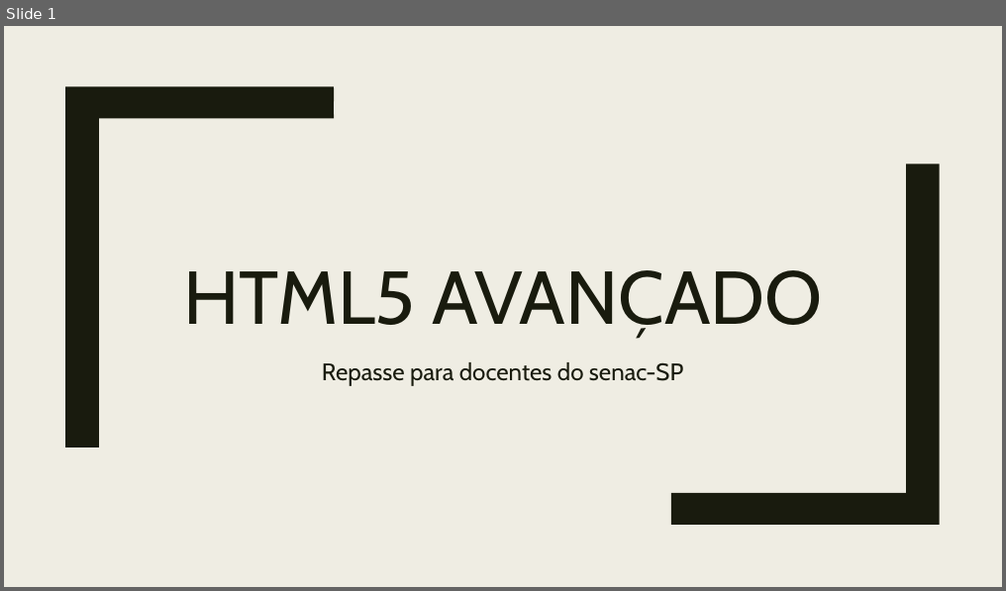
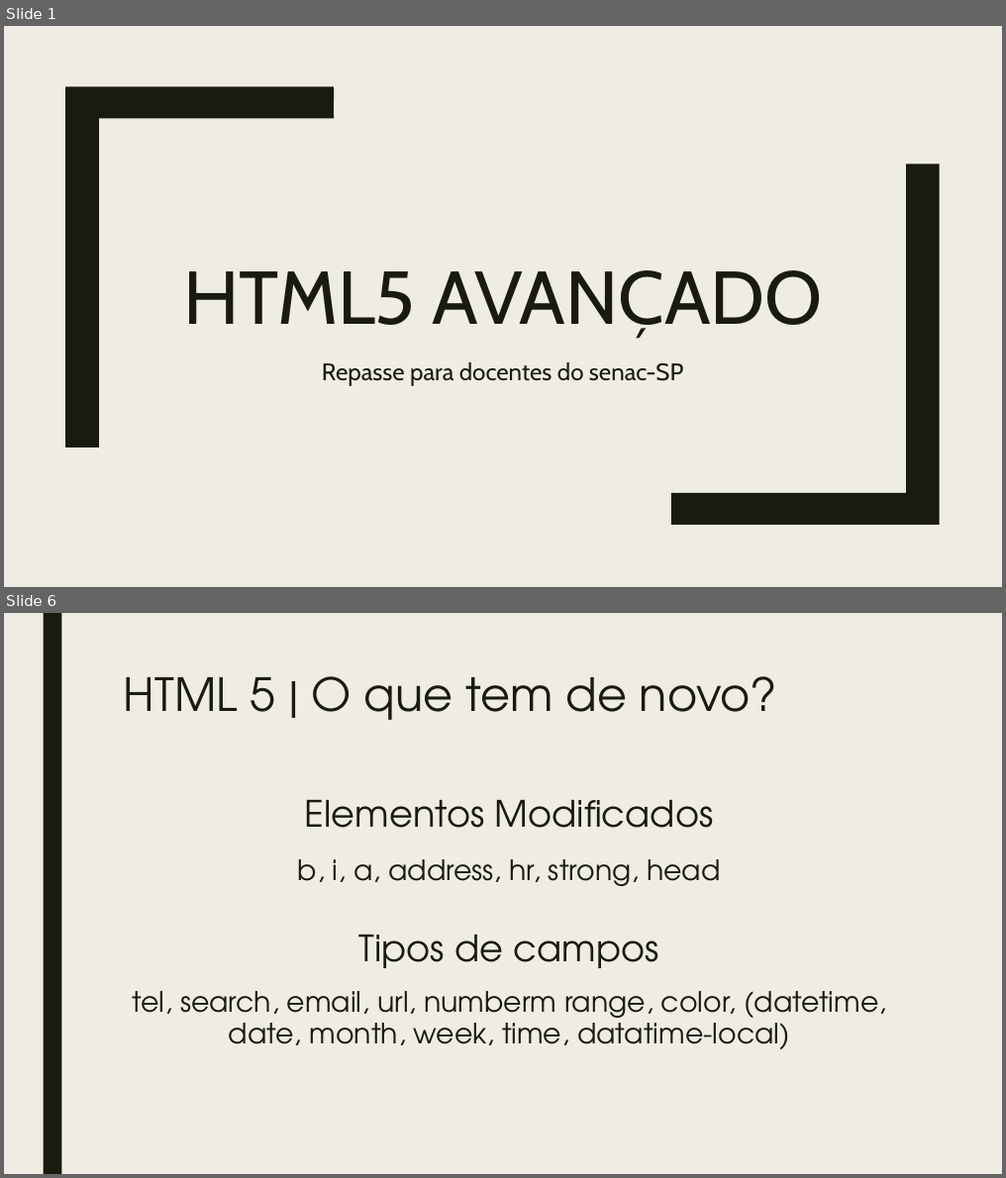
Before and after one commit to rafanonato/html5_avancado, a slide deck: @material/slide_html5.pptx. Shown one above the other, each under a label of ours: slide 1 before the commit, slides 1 and 6 after it; the slides between them are not shown. The pictures are 1006x591 and 1006x1178 pixels, drawn with LibreOffice and Linux fonts; fonts in the diff are those of the drawing. Boxes give left, top, right and bottom in pixels: in the first picture for what was removed or moved away, otherwise in the second. Text is boxed around its words. In the diff, an @@ line names an element or a change of style, - is before the commit and + after.

Commit message:
Curso de HTML5

```diff
--- a/@material/slide_html5.pptx
+++ b/@material/slide_html5.pptx
@@ slide 6 added at <box>4,613,1002,1174</box>, background #EFEDE3 @@
@@ rectangle added at <box>43,613,61,1174</box>, fill #191B0E @@
@@ title added at <box>124,676,777,720</box>, 44 pt, text #191B0E @@
+HTML 5 | O que tem de novo?
@@ text added at <box>305,800,714,828</box>, 35 pt, text #191B0E @@
+Elementos Modificados
@@ text added at <box>298,860,721,886</box>, 27 pt, text #191B0E @@
+b, i, a, address, hr, strong, head
@@ text added at <box>359,935,658,968</box>, 35 pt, text #191B0E @@
+Tipos de campos
@@ text added at <box>132,991,886,1050</box>, 27 pt, text #191B0E @@
+tel, search, email, url, numberm range, color, (datetime, date, month, week, time, datatime-local)
```
Also in this commit, not shown: 2 slides changed, 4 other slides added, 1 other file.
